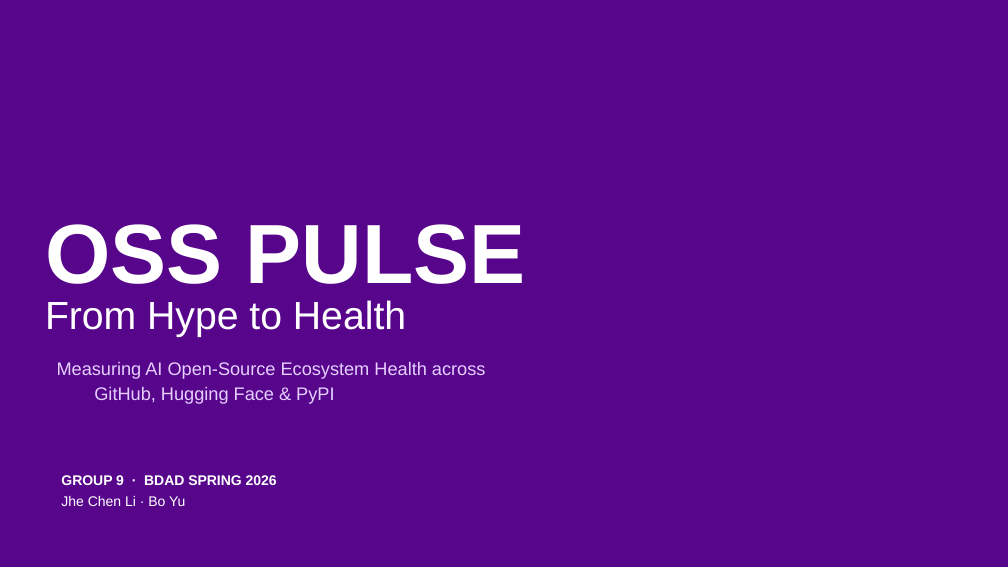
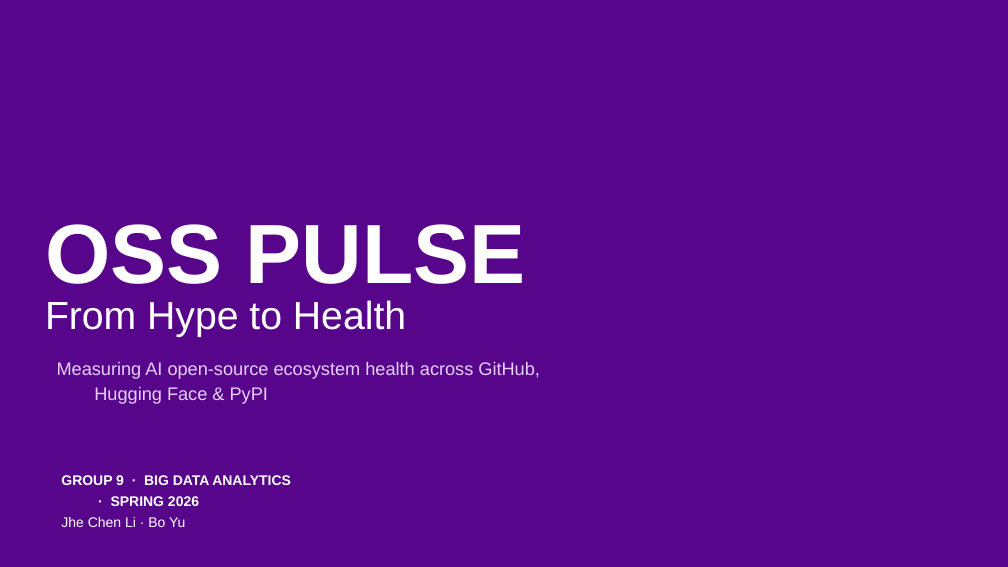
Before and after one commit to by2566-hash/OSS_Pulse, a slide deck: slide 1 of report/presentation/group9_oss_pulse.pptx. Drawn at 1008x567 pixels with LibreOffice and Linux fonts; fonts in the diff are those of the drawing; background and template pictures are left out. Boxes give left, top, right and bottom in pixels: in the first picture for what was removed or moved away, otherwise in the second. Text is boxed around its words. In the diff, an @@ line names an element or a change of style, - is before the commit and + after.

```diff
--- a/report/presentation/group9_oss_pulse.pptx
+++ b/report/presentation/group9_oss_pulse.pptx
@@ subtitle at [57,362,540,404]: text changed @@
-Measuring AI Open-Source Ecosystem Health across GitHub, Hugging Face & PyPI
+Measuring AI open-source ecosystem health across GitHub, Hugging Face & PyPI
@@ text at [61,475,291,506]: text changed @@
-GROUP 9 · BDAD SPRING 2026
+GROUP 9 · BIG DATA ANALYTICS · SPRING 2026
```
Also in this commit, not shown: 4 other slides changed, 10 slides added, 20 slides removed, 21 other files.
